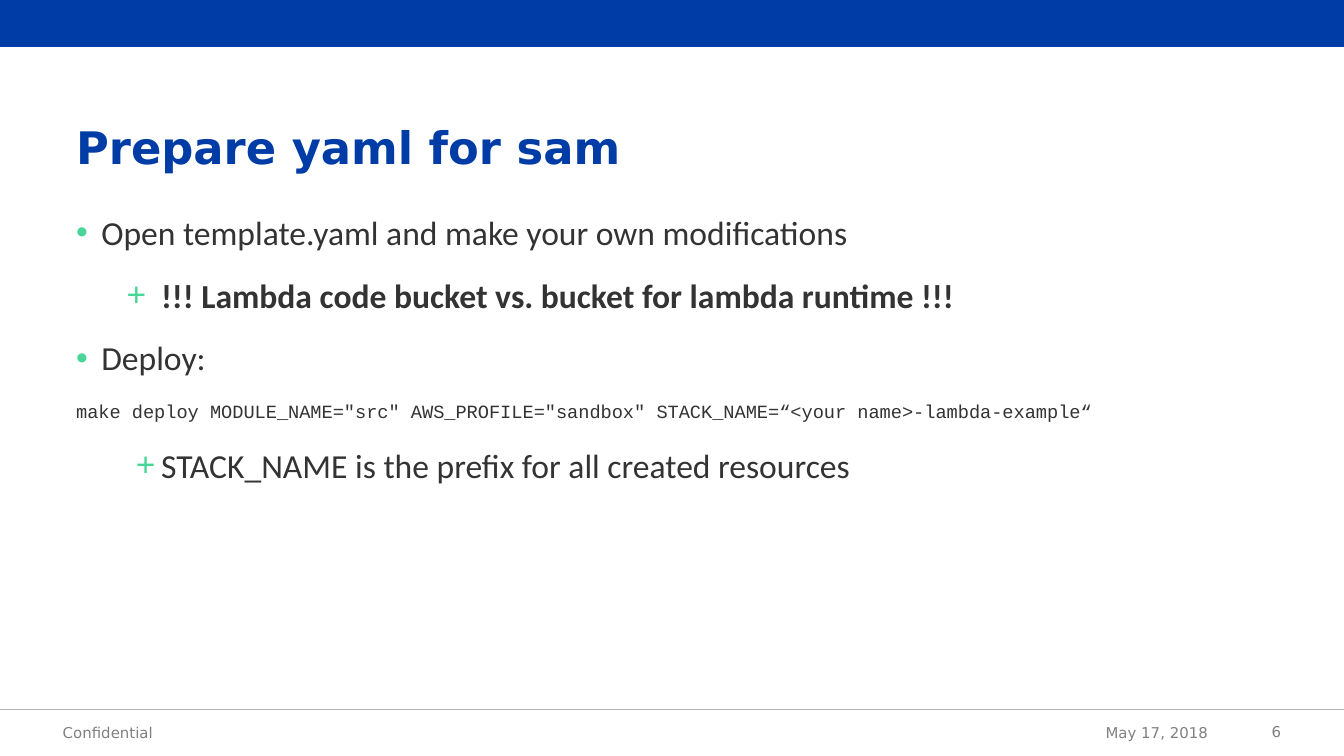
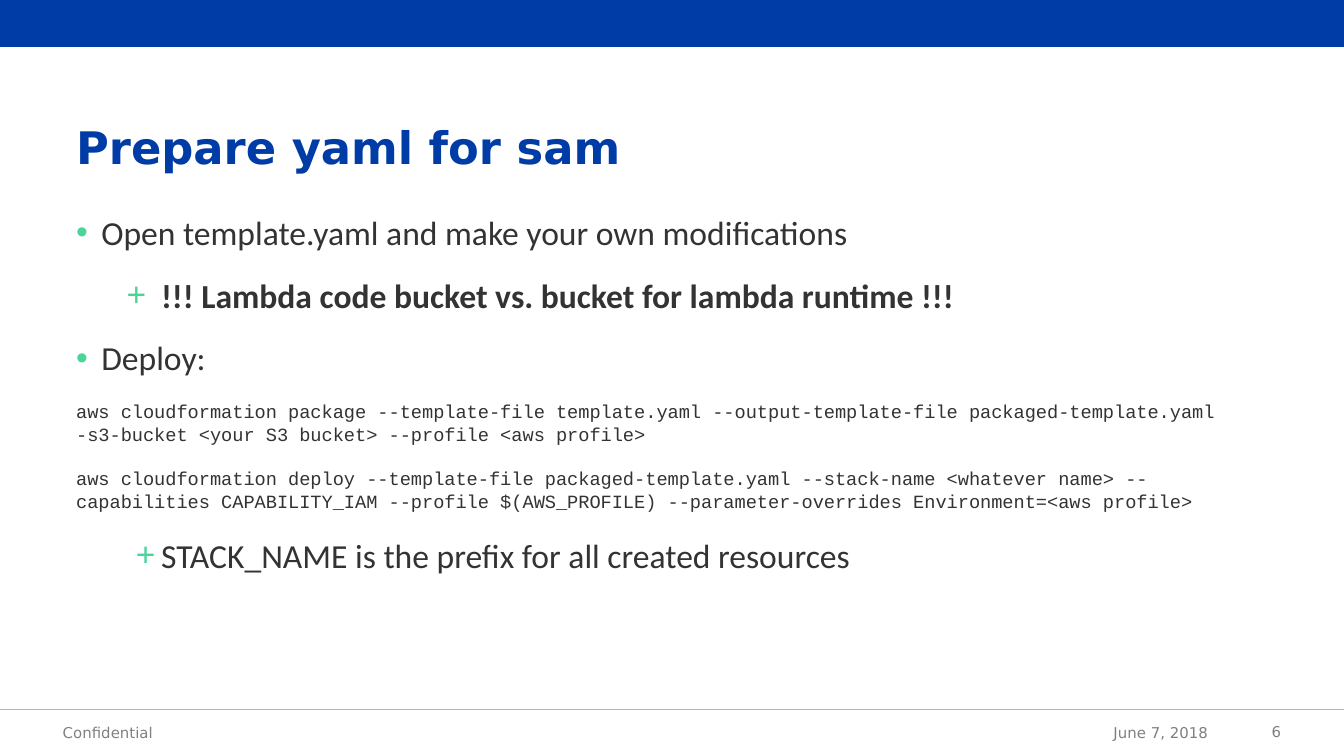
Before and after one commit to jakubzeman-acc/aws-sam-hello-world, a slide deck: slide 6 of demo.pptx. Drawn at 1344x756 pixels with LibreOffice and Linux fonts; fonts in the diff are those of the drawing; background and template pictures are left out. Boxes give left, top, right and bottom in pixels: in the first picture for what was removed or moved away, otherwise in the second. Text is boxed around its words. In the diff, an @@ line names an element or a change of style, - is before the commit and + after.

Commit message:
Deploy commands fixed

```diff
--- a/demo.pptx
+++ b/demo.pptx
@@ text at (76,405,1215,512): text changed @@
-make deploy MODULE_NAME="src" AWS_PROFILE="sandbox" STACK_NAME=“<your name>-lambda-example“
+aws cloudformation package --template-file template.yaml --output-template-file packaged-template.yaml -s3-bucket <your S3 bucket> --profile <aws profile>
+aws cloudformation deploy --template-file packaged-template.yaml --stack-name <whatever name> --capabilities CAPABILITY_IAM --profile $(AWS_PROFILE) --parameter-overrides Environment=<aws profile>
@@ text at (1113,727,1208,741): text changed @@
-May 17, 2018
+June 7, 2018
```
Also in this commit, not shown: 6 other slides changed.
